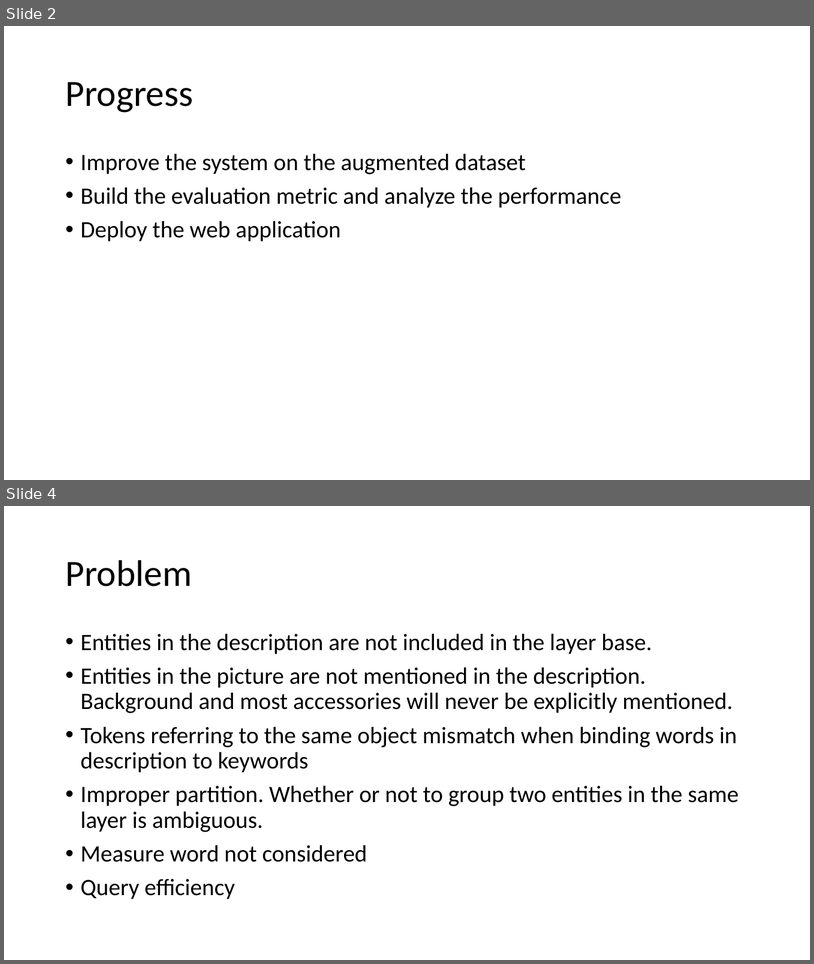
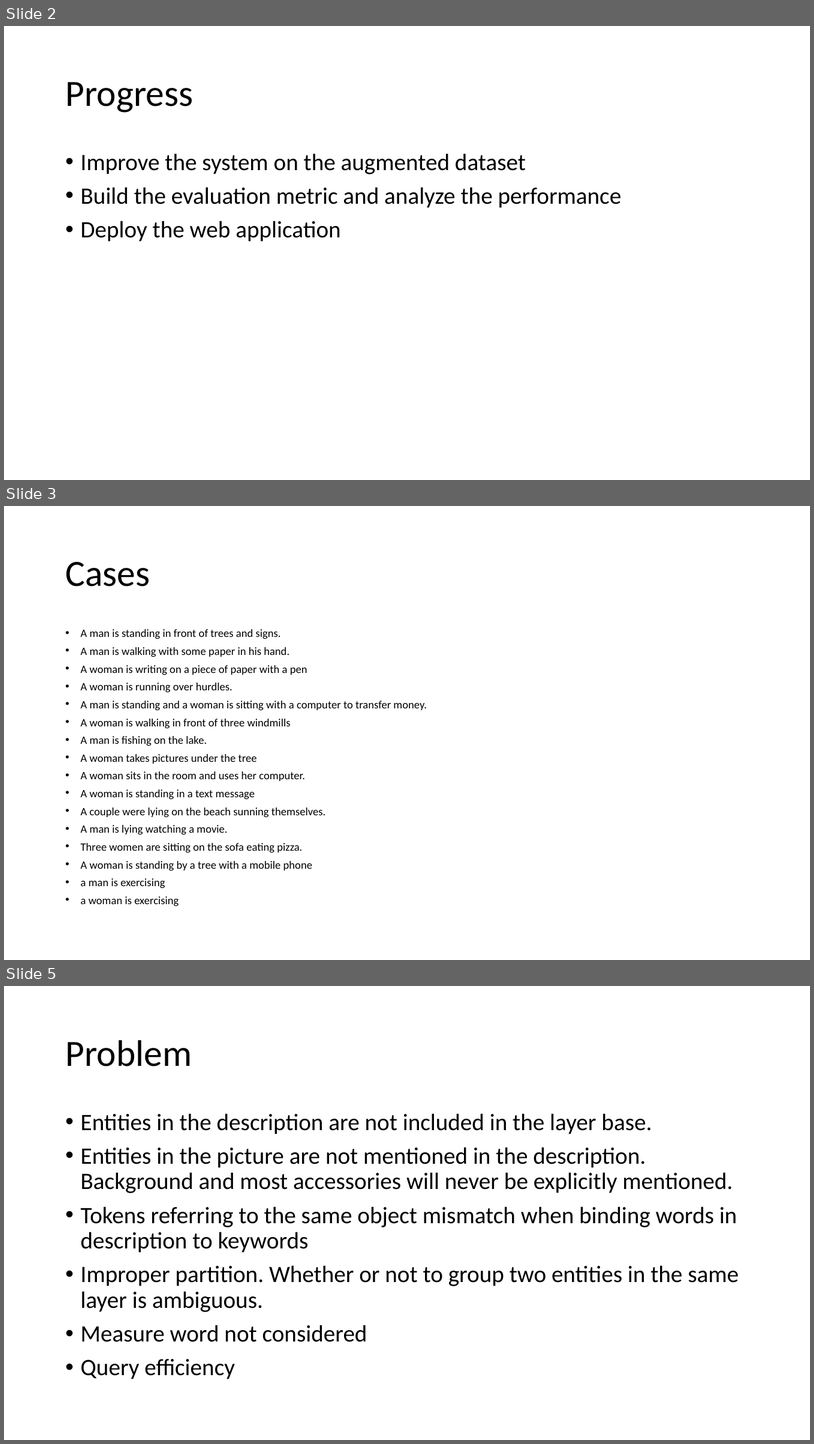
Before and after one commit to shwinshaker/Text2Scene, a slide deck: docs/report/weeklyReport-Aug26.pptx. Shown one above the other, each under a label of ours: slides 2 and 4 before the commit, slides 2, 3 and 5 after it; the slides between them are not shown. The pictures are 814x964 and 814x1444 pixels, drawn with LibreOffice and Linux fonts; fonts in the diff are those of the drawing. Boxes give left, top, right and bottom in pixels: in the first picture for what was removed or moved away, otherwise in the second. Text is boxed around its words. In the diff, an @@ line names an element or a change of style, - is before the commit and + after.

```diff
--- a/docs/report/weeklyReport-Aug26.pptx
+++ b/docs/report/weeklyReport-Aug26.pptx
@@ slide 3 added at [4,506,810,960], background #FFFFFF @@
@@ title added at [65,562,150,586], 44 pt, text #000000 @@
+Cases
@@ text added at [81,629,427,906], 13.3 pt, text #000000 @@
+• A man is standing in front of trees and signs.
+• A man is walking with some paper in his hand.
+• A woman is writing on a piece of paper with a pen
+• A woman is running over hurdles.
+• A man is standing and a woman is sitting with a computer to transfer money.
+• A woman is walking in front of three windmills
+• A man is fishing on the lake.
+• A woman takes pictures under the tree
+• A woman sits in the room and uses her computer.
+• A woman is standing in a text message
+• A couple were lying on the beach sunning themselves.
+• A man is lying watching a movie.
+• Three women are sitting on the sofa eating pizza.
+• A woman is standing by a tree with a mobile phone
+• a man is exercising
+• a woman is exercising
@@ what was slide 4 is now slide 5 @@
```
Also in this commit, not shown: 1 slide changed, 3 other files.
